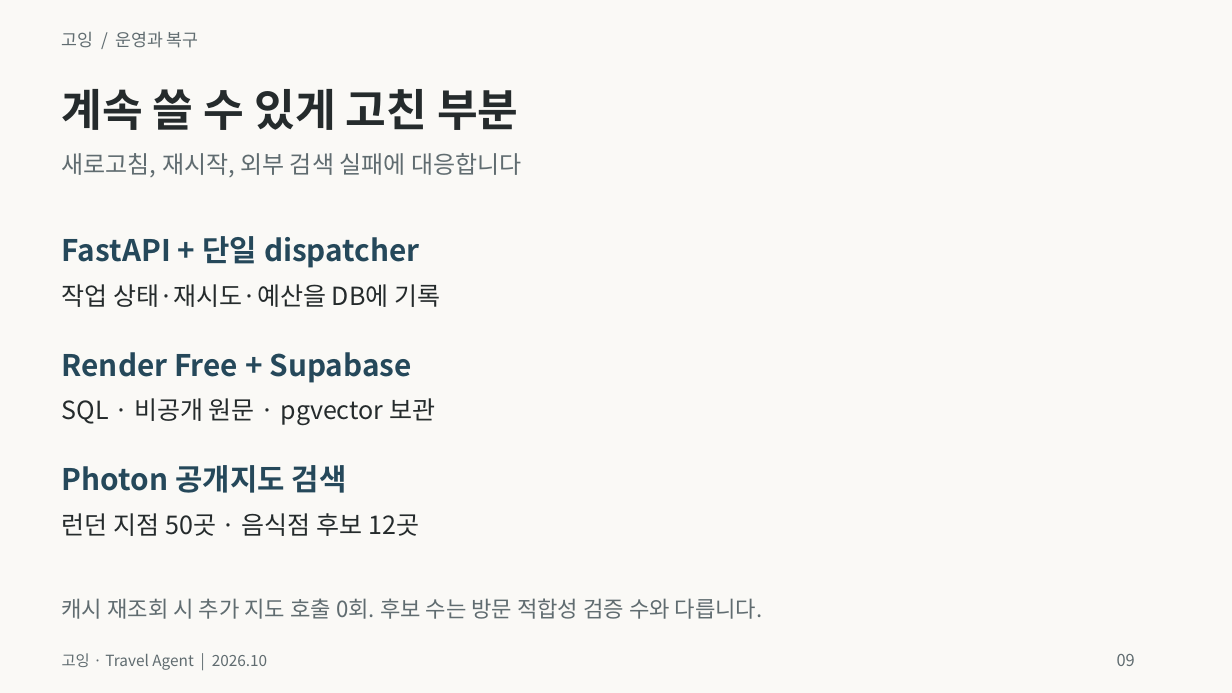
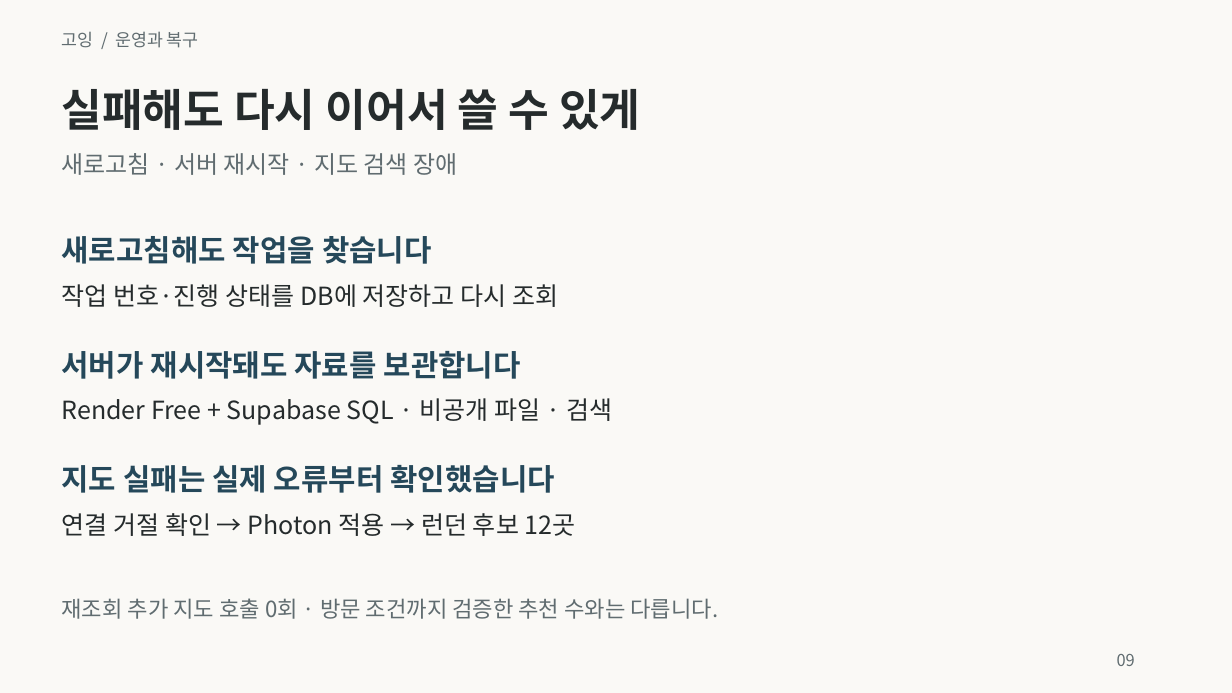
Before and after one commit to Jin-s-work/Travel-Agent, a slide deck: slide 9 of docs/presentation/going-class-presentation.pptx. Drawn at 1232x693 pixels with LibreOffice and Linux fonts; fonts in the diff are those of the drawing. Boxes give left, top, right and bottom in pixels: in the first picture for what was removed or moved away, otherwise in the second. Text is boxed around its words. In the diff, an @@ line names an element or a change of style, - is before the commit and + after.

```diff
--- a/docs/presentation/going-class-presentation.pptx
+++ b/docs/presentation/going-class-presentation.pptx
@@ text at (62,89,640,130): text changed @@
-계속 쓸 수 있게 고친 부분
+실패해도 다시 이어서 쓸 수 있게
@@ text at (62,153,457,175): text changed @@
-새로고침, 재시작, 외부 검색 실패에 대응합니다
+새로고침 · 서버 재시작 · 지도 검색 장애
@@ text at (62,236,432,264): text changed @@
-FastAPI + 단일 dispatcher
+새로고침해도 작업을 찾습니다
@@ text at (62,284,558,307): text changed @@
-작업 상태·재시도·예산을 DB에 기록
+작업 번호·진행 상태를 DB에 저장하고 다시 조회
@@ text at (62,351,521,379): text changed @@
-Render Free + Supabase
+서버가 재시작돼도 자료를 보관합니다
@@ text at (62,398,612,425): text changed @@
-SQL · 비공개 원문 · pgvector 보관
+Render Free + Supabase SQL · 비공개 파일 · 검색
@@ text at (62,465,555,493): text changed @@
-Photon 공개지도 검색
+지도 실패는 실제 오류부터 확인했습니다
@@ text at (62,513,576,536): text changed @@
-런던 지점 50곳 · 음식점 후보 12곳
+연결 거절 확인 → Photon 적용 → 런던 후보 12곳
@@ text at (62,598,718,619): text changed @@
-캐시 재조회 시 추가 지도 호출 0회. 후보 수는 방문 적합성 검증 수와 다릅니다.
+재조회 추가 지도 호출 0회 · 방문 조건까지 검증한 추천 수와는 다릅니다.
@@ text removed at (62,653,267,670) @@
-고잉 · Travel Agent | 2026.10
```
Also in this commit, not shown: 7 other slides changed, 1 slide added, 1 slide removed, 11 other files.
